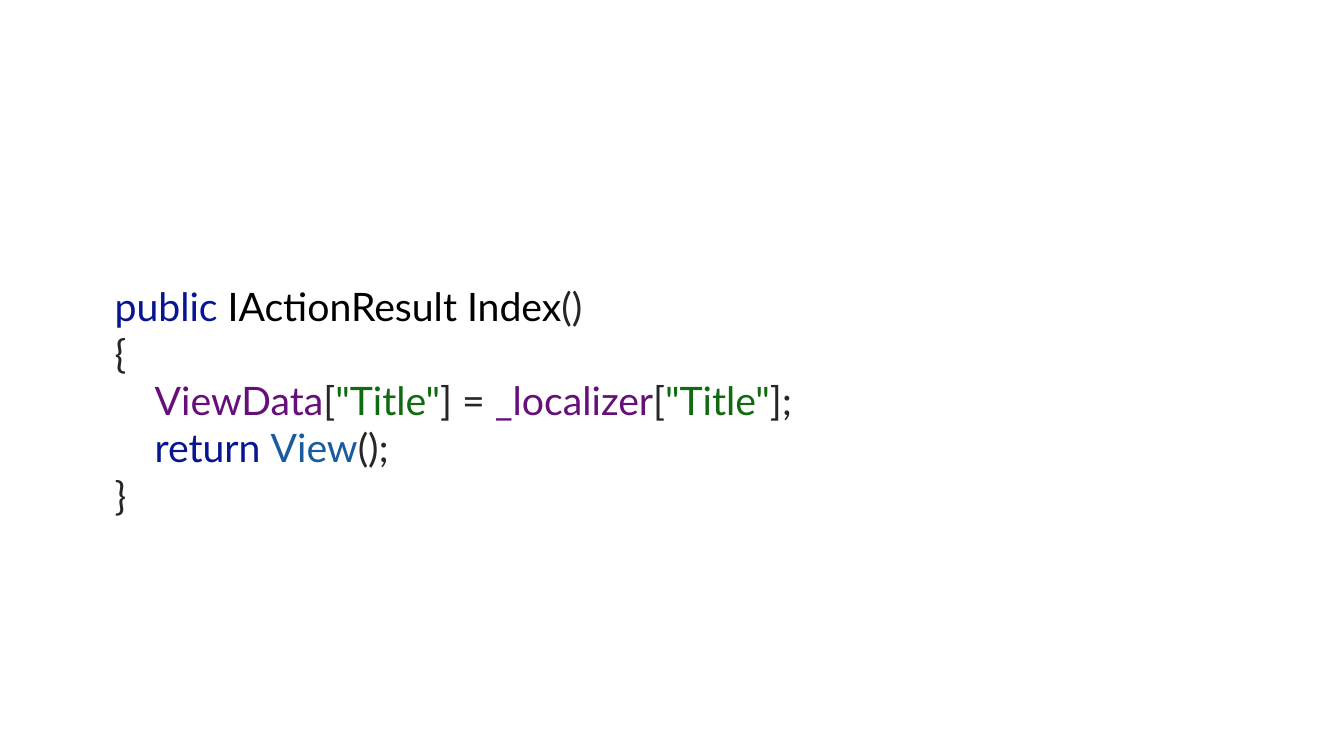
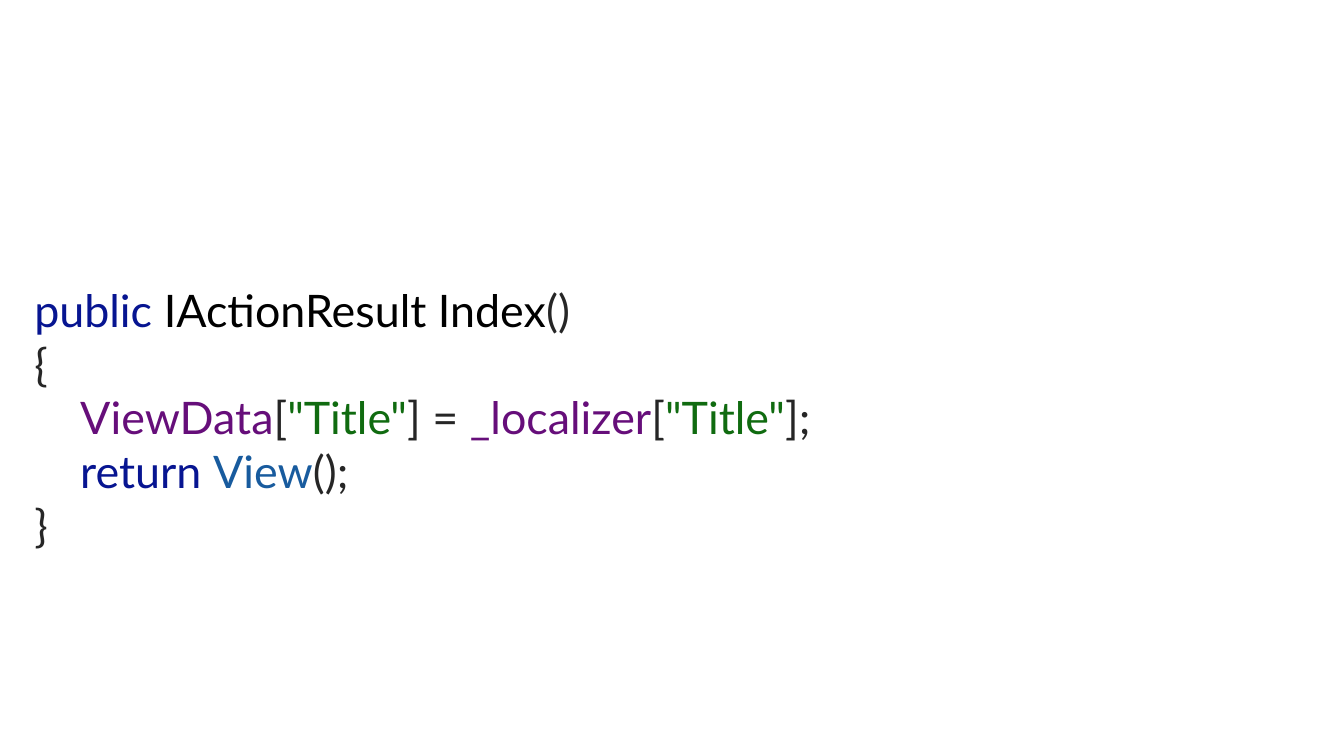
Before and after one commit to cwoodruff/ASPNETCore-I18n, a slide deck: slide 17 of Globalizing Your ASP.NET 8 Presence.pptx. Drawn at 1344x756 pixels with LibreOffice and Linux fonts; fonts in the diff are those of the drawing. Boxes give left, top, right and bottom in pixels: in the first picture for what was removed or moved away, otherwise in the second. Text is boxed around its words. In the diff, an @@ line names an element or a change of style, - is before the commit and + after.

```diff
--- a/Globalizing Your ASP.NET 8 Presence.pptx
+++ b/Globalizing Your ASP.NET 8 Presence.pptx
@@ text "public IActionResult Index() { ViewData["Title"] ...": place and size @@
-text "public IActionResult Index() { ViewData["Title"] ..." at box(115, 291, 792, 468)
+text "public IActionResult Index() { ViewData["Title"] ..." at box(34, 292, 811, 495)
@@ text "public IActionResult Index() { ViewData["Title"] ..." at box(34, 292, 811, 495): size 28 to 32 pt @@
```
Also in this commit, not shown: 23 other slides changed.
